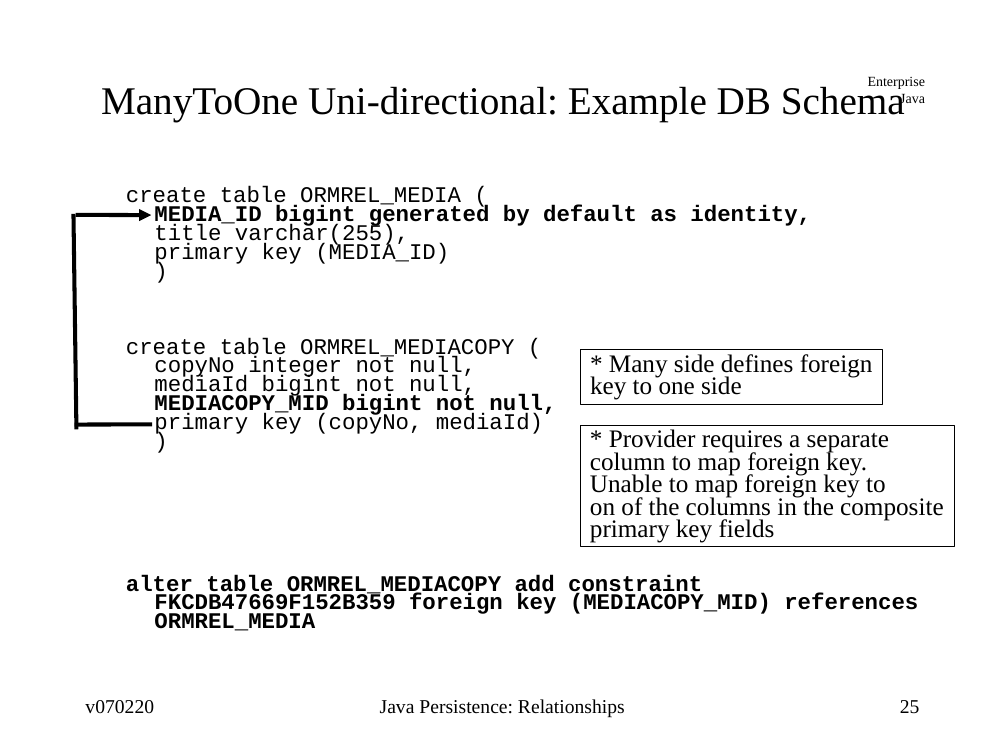
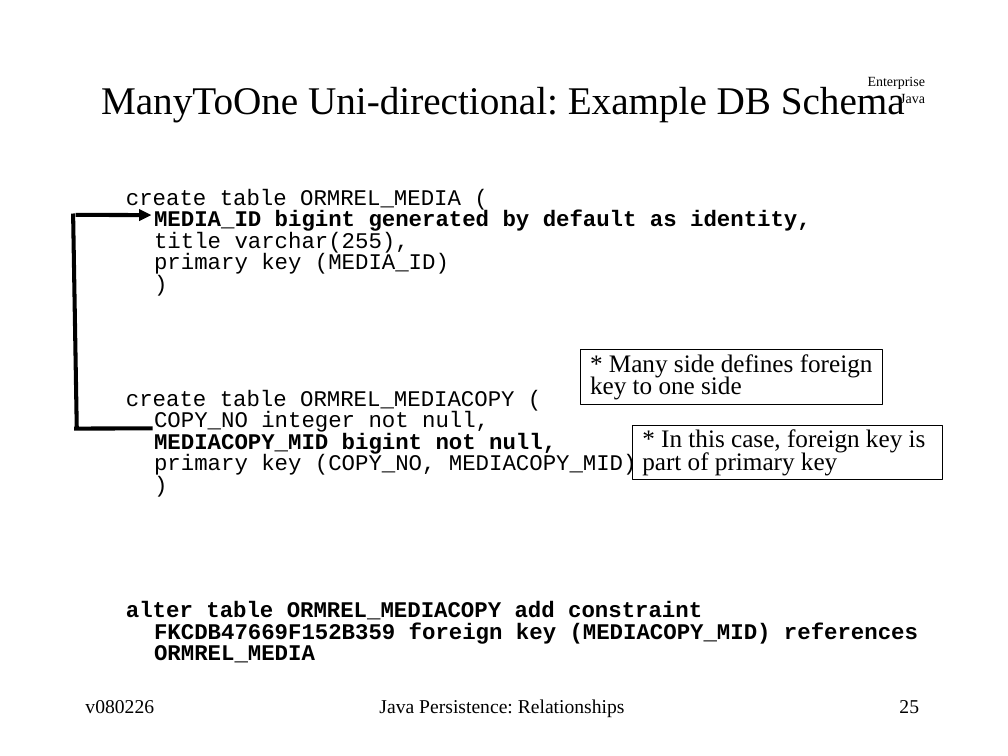
Before and after one commit to jcstaff/ejava-javaee, a slide deck: slide 25 of ormRelations/src/site/resources/lectures/ormRelations.ppt. Drawn at 1008x756 pixels with LibreOffice and Linux fonts; fonts in the diff are those of the drawing. Boxes give left, top, right and bottom in pixels: in the first picture for what was removed or moved away, otherwise in the second. Text is boxed around its words. In the diff, an @@ line names an element or a change of style, - is before the commit and + after.

```diff
--- a/ormRelations/src/site/resources/lectures/ormRelations.ppt
+++ b/ormRelations/src/site/resources/lectures/ormRelations.ppt
@@ text at bbox=[126, 188, 918, 663]: line spacing 0.7 to 0.8 @@
@@ text at bbox=[126, 390, 637, 477]: text changed @@
-  create table ORMREL_MEDIACOPY (
-  copyNo integer not null,
-  mediaId bigint not null,
-  MEDIACOPY_MID bigint not null,
-  primary key (copyNo, mediaId)
-  )
+  create table ORMREL_MEDIACOPY (
+  COPY_NO integer not null,
+  MEDIACOPY_MID bigint not null,
+  primary key (COPY_NO, MEDIACOPY_MID)
+  )
@@ line moved from (152, 424) - (75, 424) to (152, 428) - (75, 428) @@
@@ rectangle "* In this case, foreign ...": place and size @@
-rectangle "* In this case, foreign ..." at bbox=[580, 425, 954, 547]
+rectangle "* In this case, foreign ..." at bbox=[632, 425, 941, 480]
@@ text in rectangle at bbox=[642, 429, 926, 476]: text changed @@
-* Provider requires a separate
-column to map foreign key.
-Unable to map foreign key to
-on of the columns in the composite
-primary key fields
+* In this case, foreign key is
+part of primary key
@@ text at bbox=[85, 700, 154, 714]: text changed @@
-v070220
+v080226
```
Also in this commit, not shown: 61 other slides changed, 1 slide added, 9 other files.
